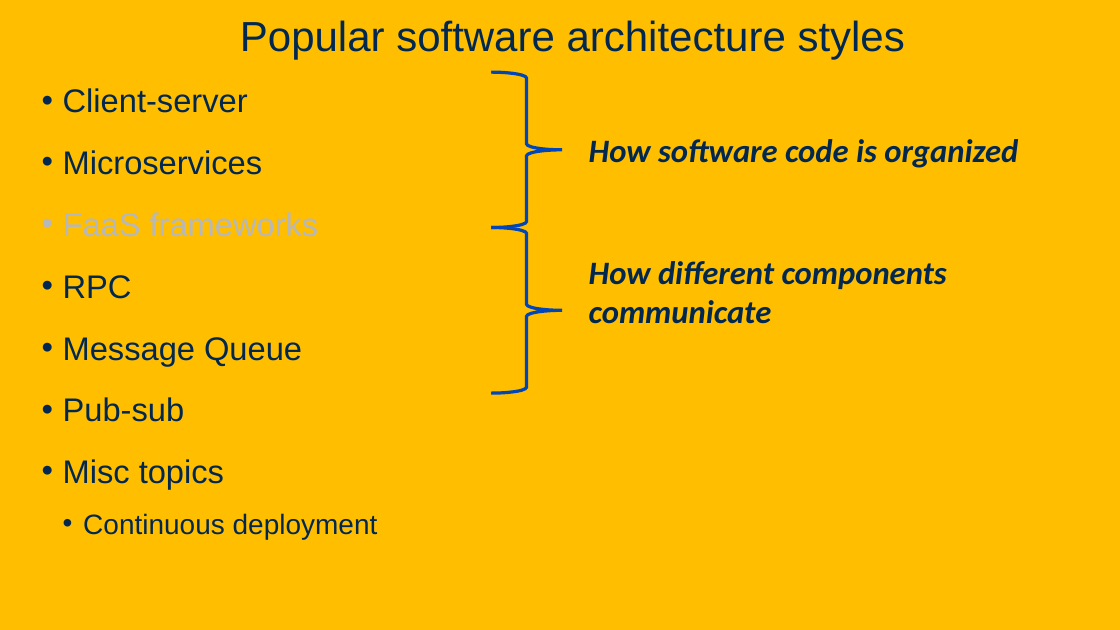
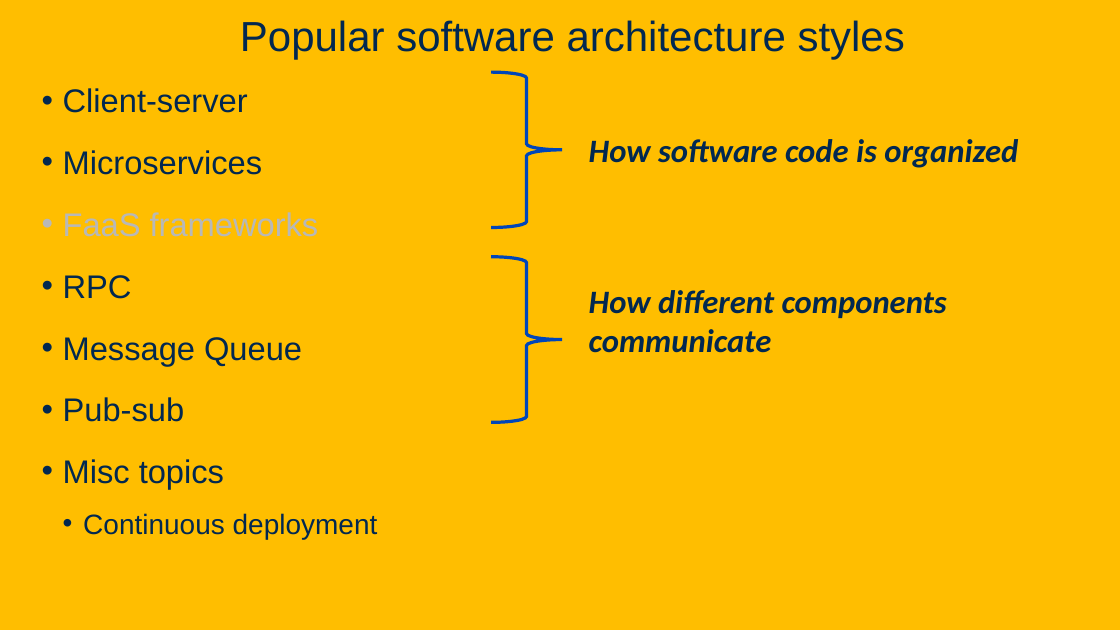
Before and after one commit to davsec-teaching/ECS160-Winter2025, a slide deck: slide 49 of slides/6_software_architecture.pptx. Drawn at 1120x630 pixels with LibreOffice and Linux fonts; fonts in the diff are those of the drawing; background and template pictures are left out. Boxes give left, top, right and bottom in pixels: in the first picture for what was removed or moved away, otherwise in the second. Text is boxed around its words. In the diff, an @@ line names an element or a change of style, - is before the commit and + after.

```diff
--- a/slides/6_software_architecture.pptx
+++ b/slides/6_software_architecture.pptx
@@ right brace: place and size @@
-right brace at box(492, 228, 563, 393)
+right brace at box(492, 257, 563, 423)
@@ text "How different components": place and size @@
-text "How different components" at box(589, 261, 947, 324)
+text "How different components" at box(589, 290, 947, 353)
```
Also in this commit, not shown: 5 other slides changed, 5 slides added, 1 slide removed.
